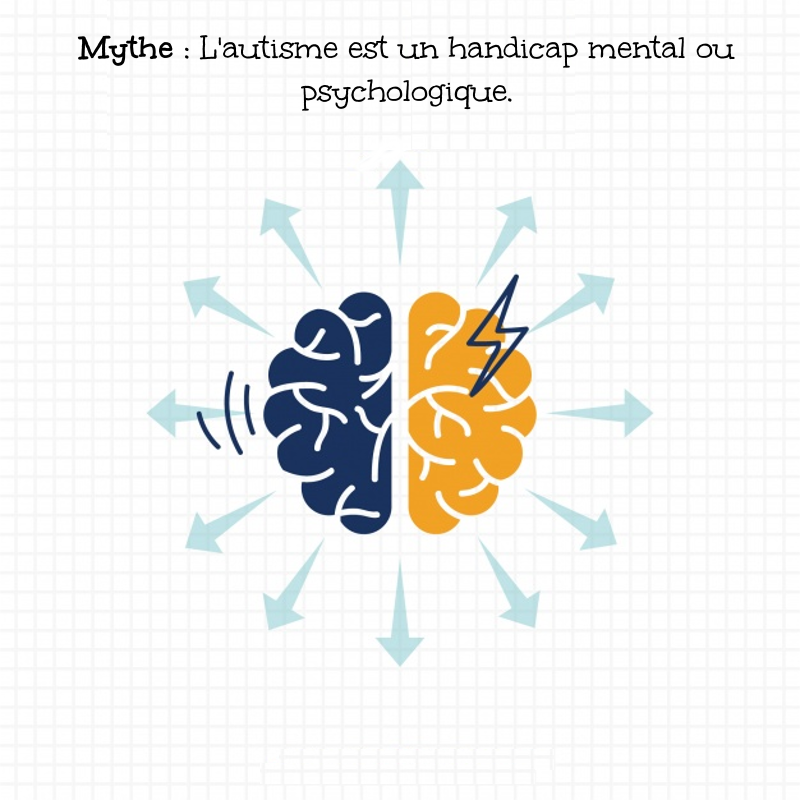
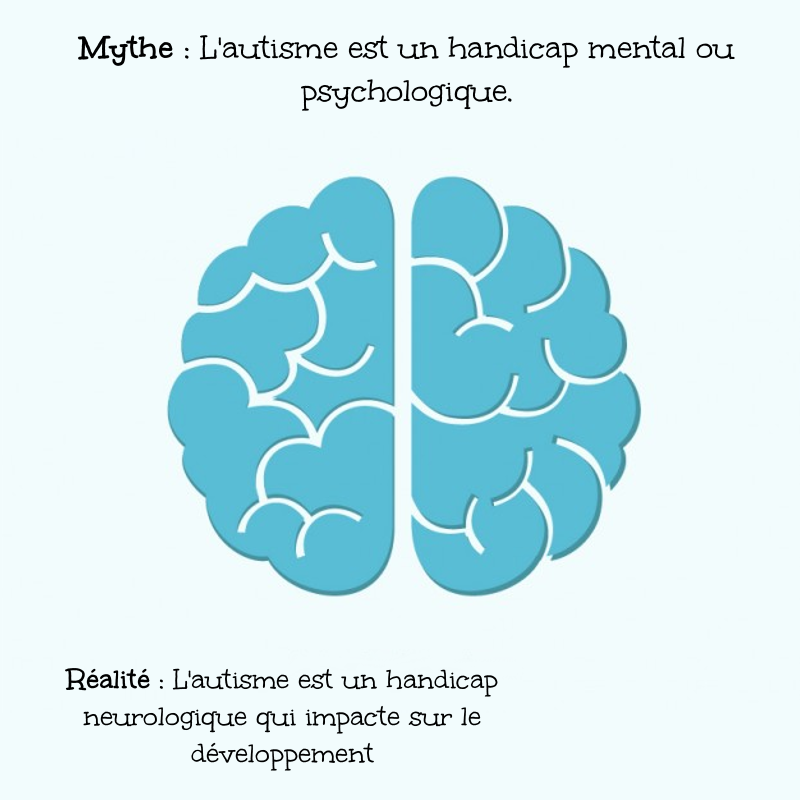
Comparing the layer stacks of the two 800x800 images. Changes:
added layer "Réalité : L'autisme est un han..." above "Mythe : L'autisme est un handi..." over [65, 668, 498, 771]
hid "Clipboard" over [0, 0, 800, 800]
added layer "Clipboard #2" above "Clipboard #1" over [2, 130, 800, 713]
painted on "Background" over [0, 0, 800, 800]
